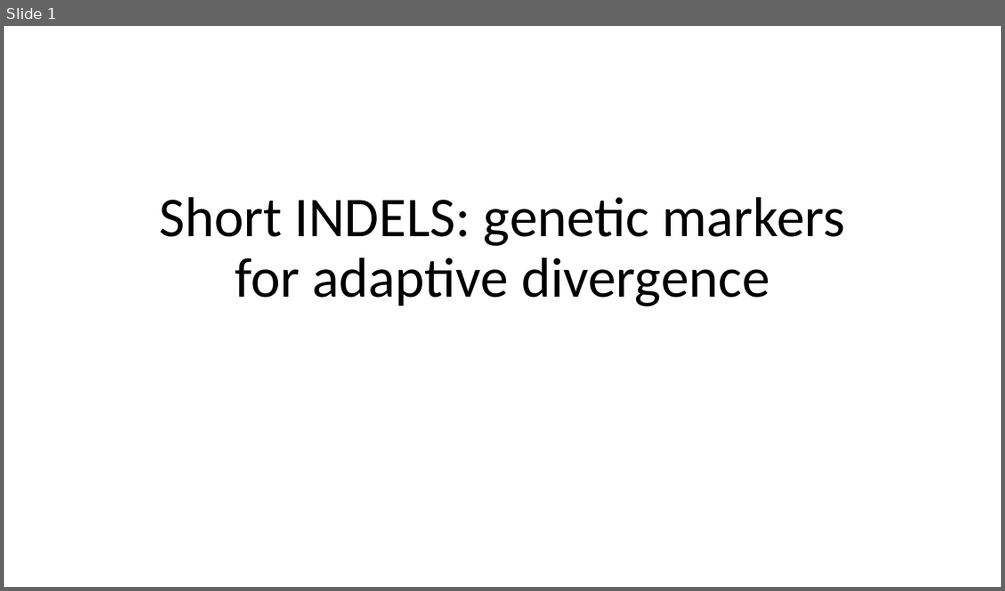
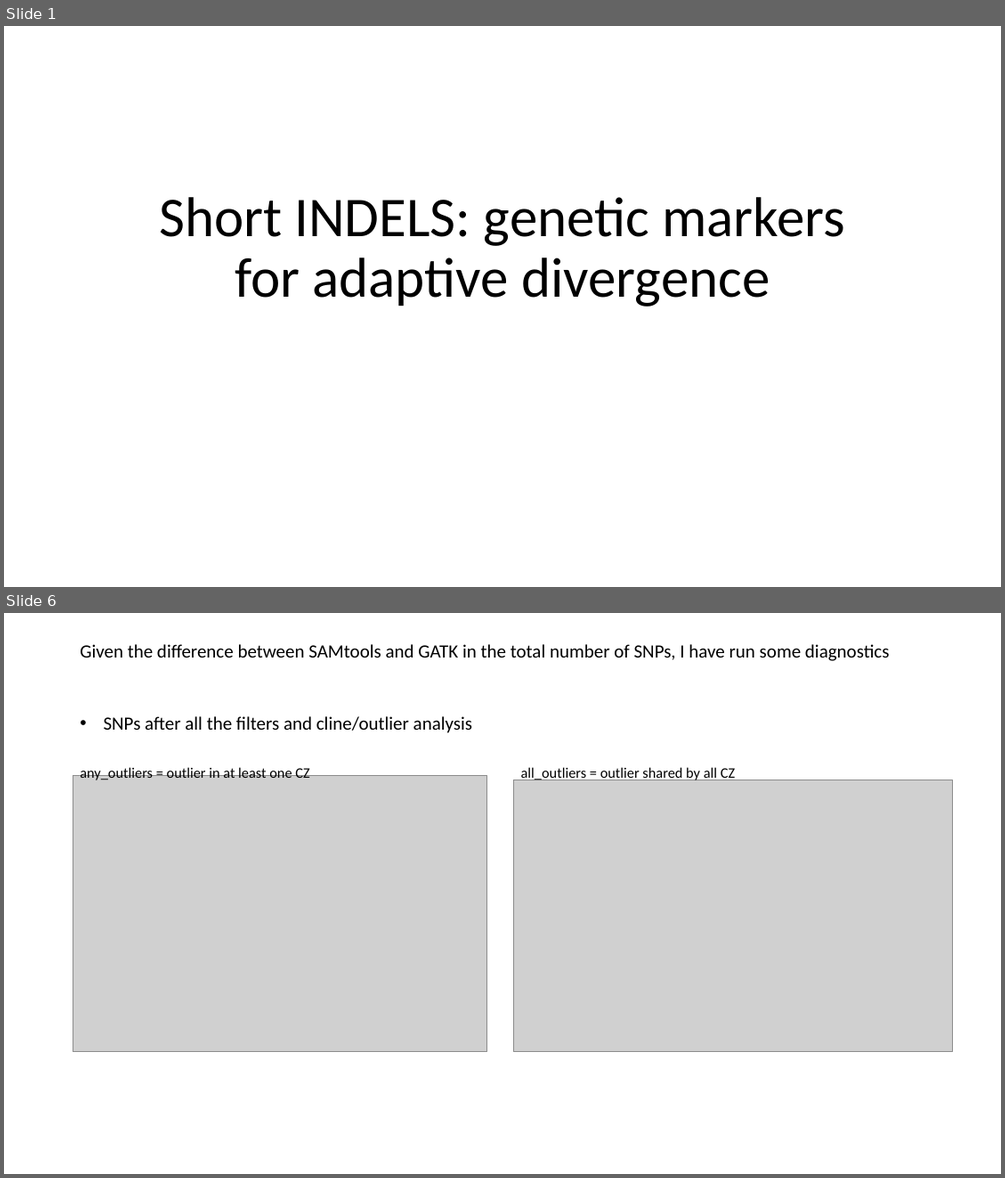
Before and after one commit to sam0per/Littorina_saxatilis_short_variants, a slide deck: short_genetic_variants/docs/short_indels.pptx. Shown one above the other, each under a label of ours: slide 1 before the commit, slides 1 and 6 after it; the slides between them are not shown. The pictures are 1005x591 and 1005x1178 pixels, drawn with LibreOffice and Linux fonts; fonts in the diff are those of the drawing; grey boxes stand for pictures. Boxes give left, top, right and bottom in pixels: in the first picture for what was removed or moved away, otherwise in the second. Text is boxed around its words. In the diff, an @@ line names an element or a change of style, - is before the commit and + after.

```diff
--- a/short_genetic_variants/docs/short_indels.pptx
+++ b/short_genetic_variants/docs/short_indels.pptx
@@ slide 6 added at box(4, 613, 1001, 1174), background #FFFFFF @@
@@ text added at box(80, 644, 890, 661), 18 pt, text #000000 @@
+Given the difference between SAMtools and GATK in the total number of SNPs, I have run some diagnostics
@@ text added at box(104, 716, 472, 733), 18 pt, text #000000 @@
+• SNPs after all the filters and cline/outlier analysis
@@ text added at box(80, 766, 309, 780), 14 pt, text #000000 @@
+any_outliers = outlier in at least one CZ
@@ text added at box(521, 767, 735, 782), 14 pt, text #000000 @@
+all_outliers = outlier shared by all CZ
@@ picture added at box(73, 775, 487, 1052) @@
@@ picture added at box(513, 779, 952, 1052) @@
```
Also in this commit, not shown: 2 slides changed, 7 other slides added, 1 slide removed, 3 other files.
